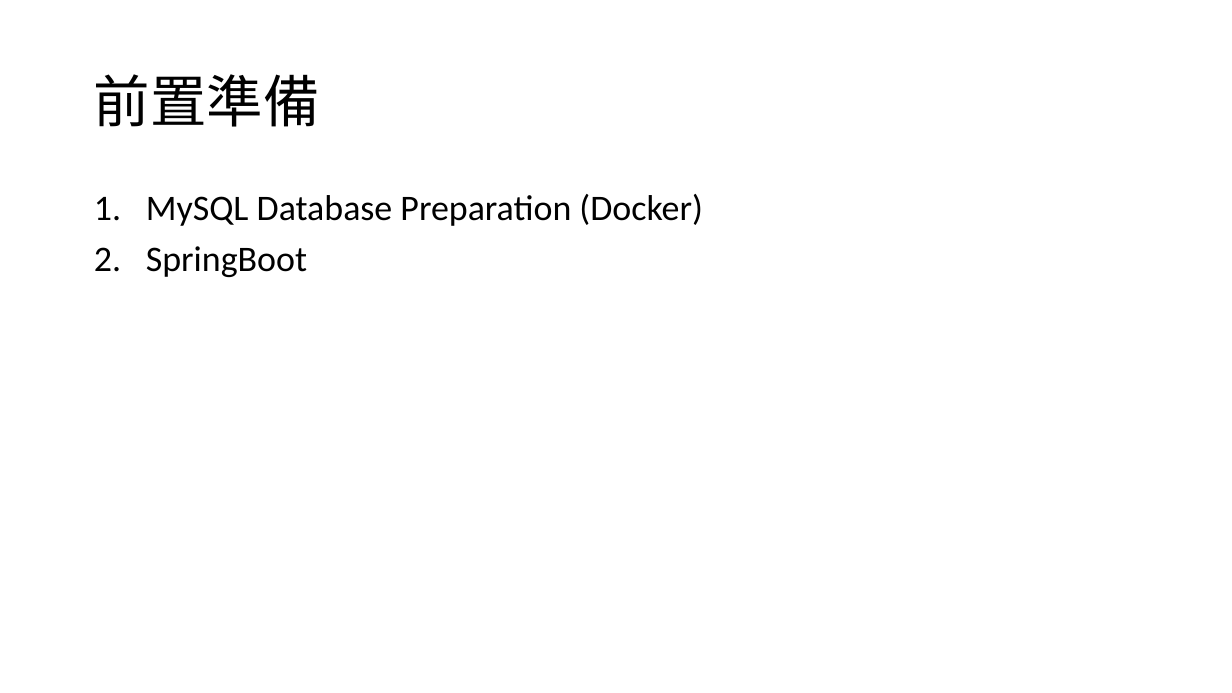
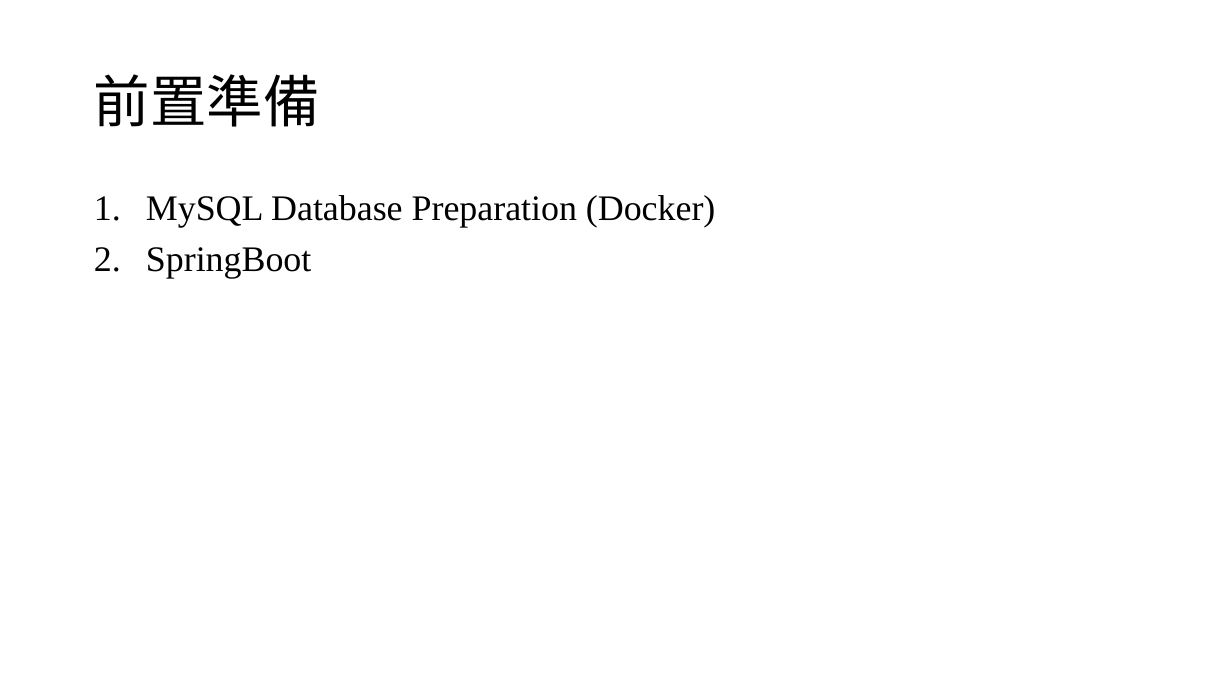
Before and after one commit to ariel055132/Spring, a slide deck: slide 8 of simpleLogin/SpringBoot用戶註冊登入功能.pptx (slide 7 before the commit). Drawn at 1232x693 pixels with LibreOffice and Linux fonts; fonts in the diff are those of the drawing. Boxes give left, top, right and bottom in pixels: in the first picture for what was removed or moved away, otherwise in the second. Text is boxed around its words. In the diff, an @@ line names an element or a change of style, - is before the commit and + after.

```diff
--- a/simpleLogin/SpringBoot用戶註冊登入功能.pptx
+++ b/simpleLogin/SpringBoot用戶註冊登入功能.pptx
@@ text "MySQL Database Preparation (Docker)" at bbox=[146, 195, 716, 279]: font Calibri to Times New Roman @@
```
Also in this commit, not shown: 8 other slides changed, 1 slide added.
